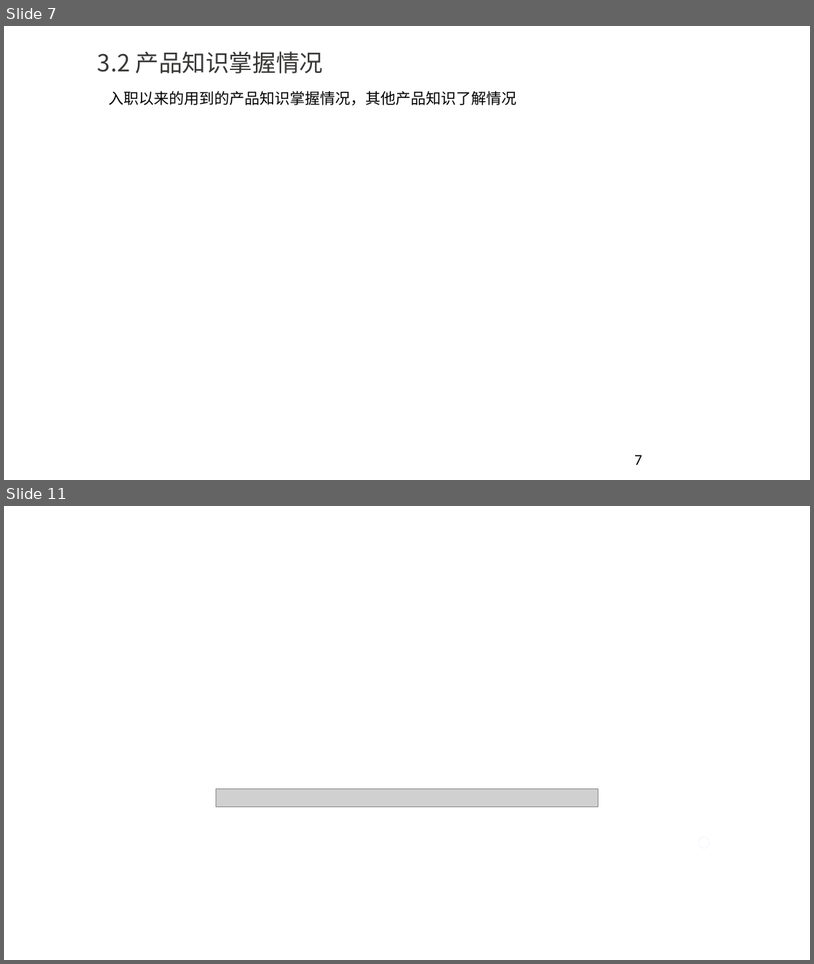
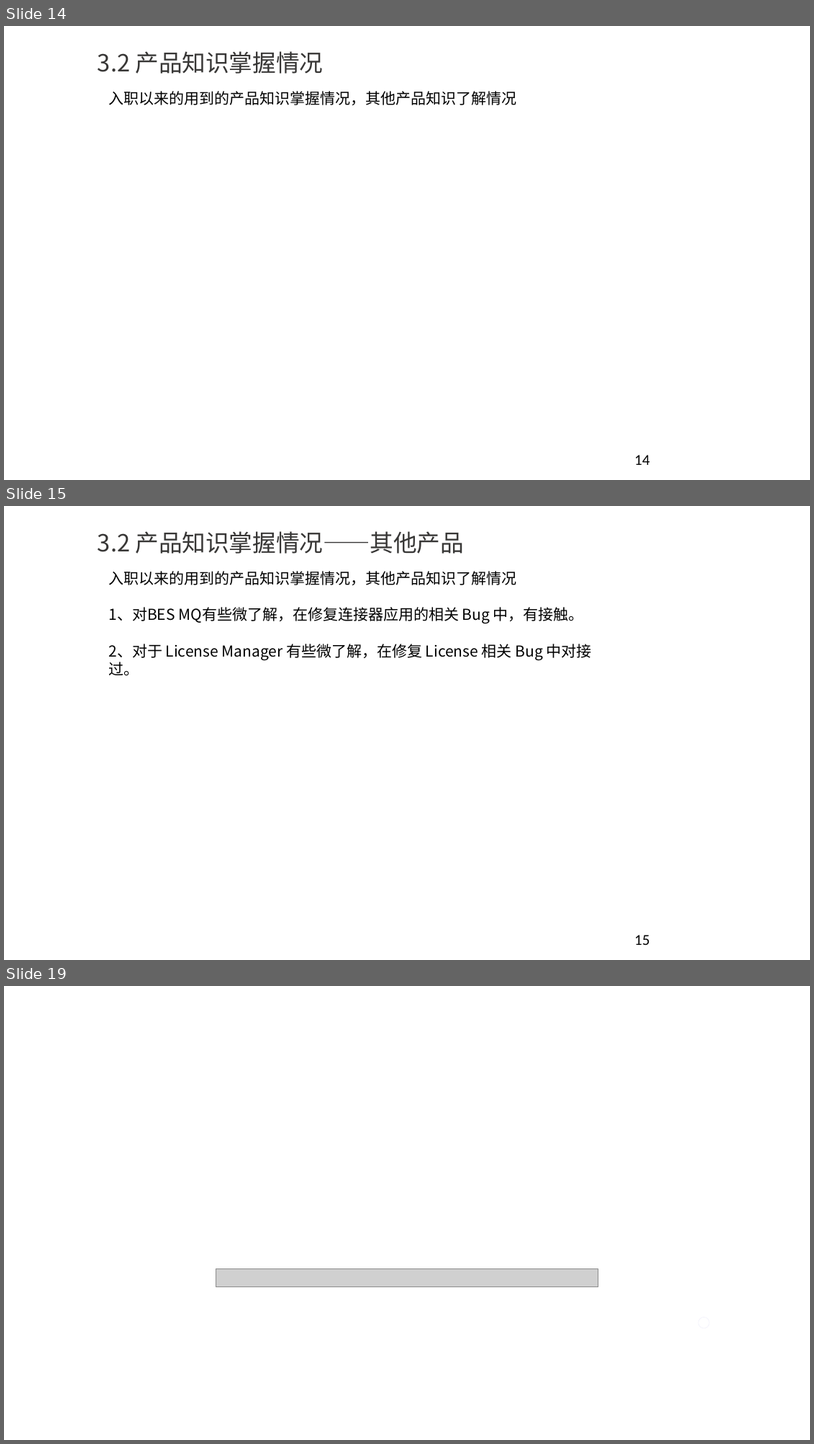
Before and after one commit to YouYouYouYouChe/Documents, a slide deck: 任职资格评审ppt-李世龙.pptx. Shown one above the other, each under a label of ours: slides 7 and 11 before the commit, slides 14, 15 and 19 after it; the slides between them are not shown. The pictures are 814x964 and 814x1444 pixels, drawn with LibreOffice and Linux fonts; fonts in the diff are those of the drawing; grey boxes stand for pictures; background and template pictures are left out. Boxes give left, top, right and bottom in pixels: in the first picture for what was removed or moved away, otherwise in the second. Text is boxed around its words. In the diff, an @@ line names an element or a change of style, - is before the commit and + after.

```diff
--- a/任职资格评审ppt-李世龙.pptx
+++ b/任职资格评审ppt-李世龙.pptx
@@ slide 15 added at (x1=4, y1=506, x2=810, y2=960), background #FFFFFF @@
@@ title added at (x1=98, y1=531, x2=465, y2=554), 28 pt, text #383736 @@
+3.2 产品知识掌握情况——其他产品
@@ text added at (x1=108, y1=571, x2=592, y2=676), 18 pt, text #000000 @@
+入职以来的用到的产品知识掌握情况，其他产品知识了解情况
+1、对BES MQ有些微了解，在修复连接器应用的相关 Bug 中，有接触。
+2、对于 License Manager 有些微了解，在修复 License 相关 Bug 中对接过。
@@ page number added at (x1=635, y1=934, x2=650, y2=944), 18 pt, text #000000 @@
+15
@@ what was slide 7 is now slide 14 @@
@@ page number at (x1=635, y1=454, x2=650, y2=464): text changed @@
-7
+14
@@ what was slide 11 is now slide 19 @@
```
Also in this commit, not shown: 7 slides changed, 7 other slides added, 4 other files.
